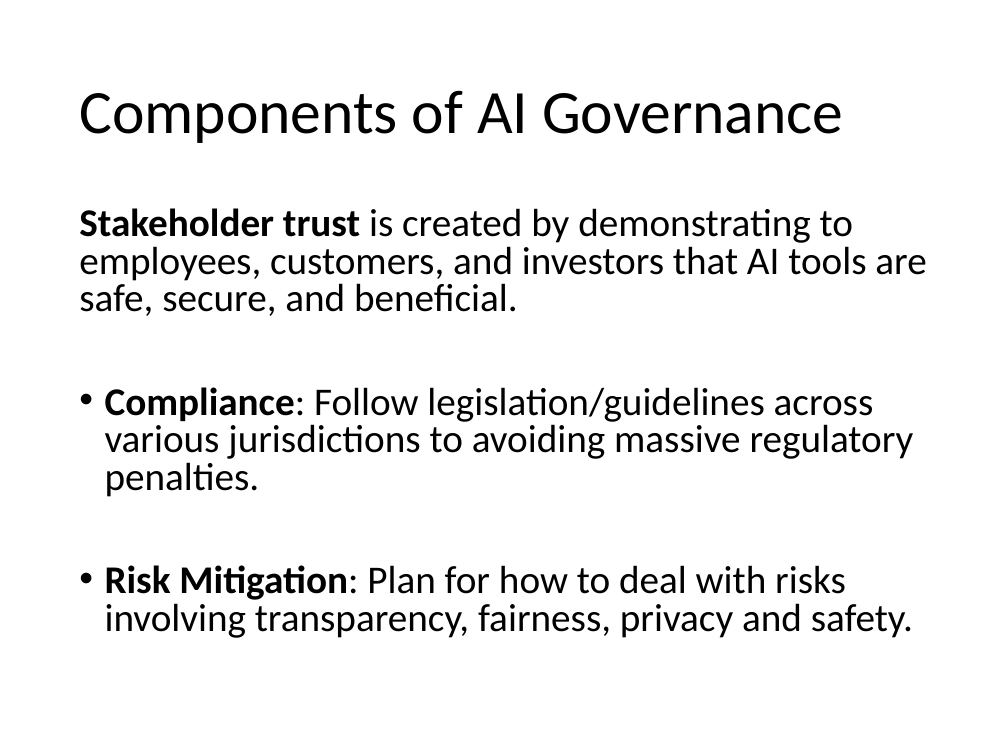
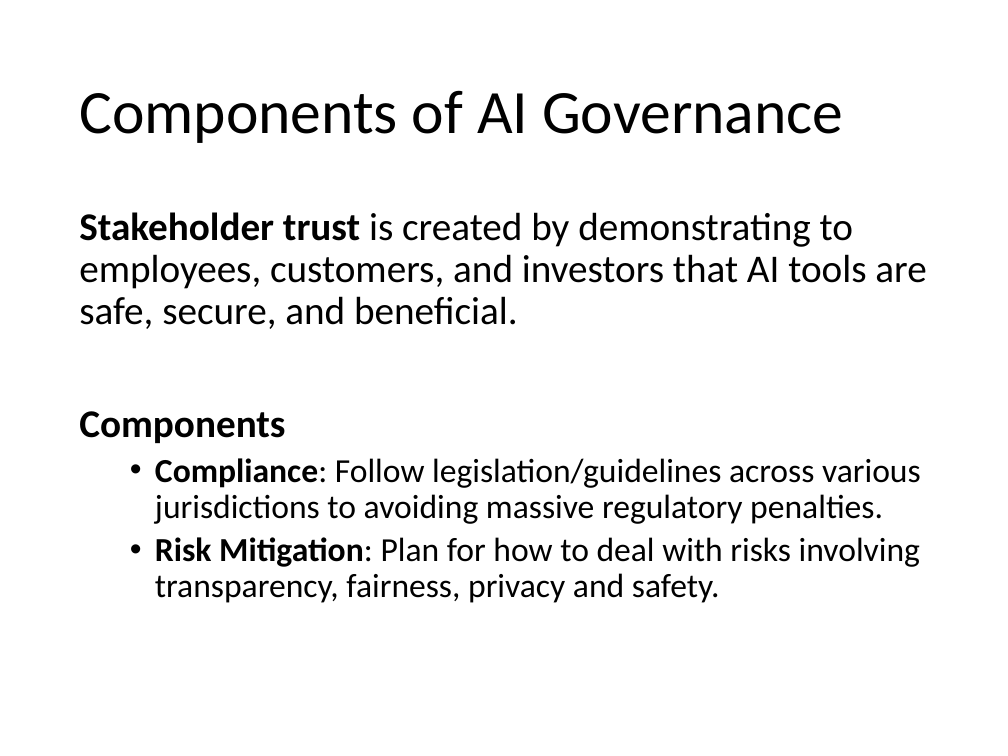
Before and after one commit to mhahsler/Introduction_to_Artificial_Intelligence, a slide deck: slide 29 of slides/01_intro.pptx. Drawn at 1008x756 pixels with LibreOffice and Linux fonts; fonts in the diff are those of the drawing. Boxes give left, top, right and bottom in pixels: in the first picture for what was removed or moved away, otherwise in the second. Text is boxed around its words. In the diff, an @@ line names an element or a change of style, - is before the commit and + after.

```diff
--- a/slides/01_intro.pptx
+++ b/slides/01_intro.pptx
@@ text at (x1=79, y1=212, x2=926, y2=603): size 28 to 24 pt in "Compliance: Follow legislation/guidelines across various jur ...", "Risk Mitigation: Plan for how to deal ..."; line spacing 0.8 to 0.9; list level 1 to 2 in "Compliance: Follow legislation/guidelines across various ..."; list level 1 to 2 in "Risk Mitigation: Plan for how ..." @@
@@ text at (x1=79, y1=411, x2=285, y2=443): paragraph added @@
+Components
```
Also in this commit, not shown: 6 other slides changed, 1 other file.
